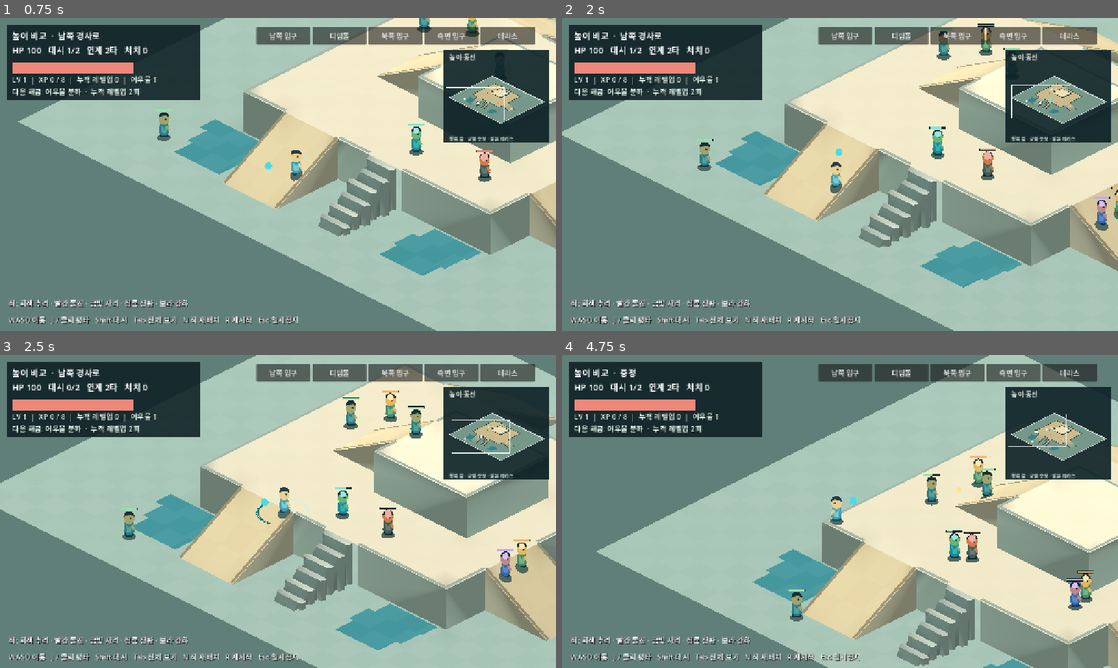
Above: before the commit, frames 1-4 (two rows, left to right).
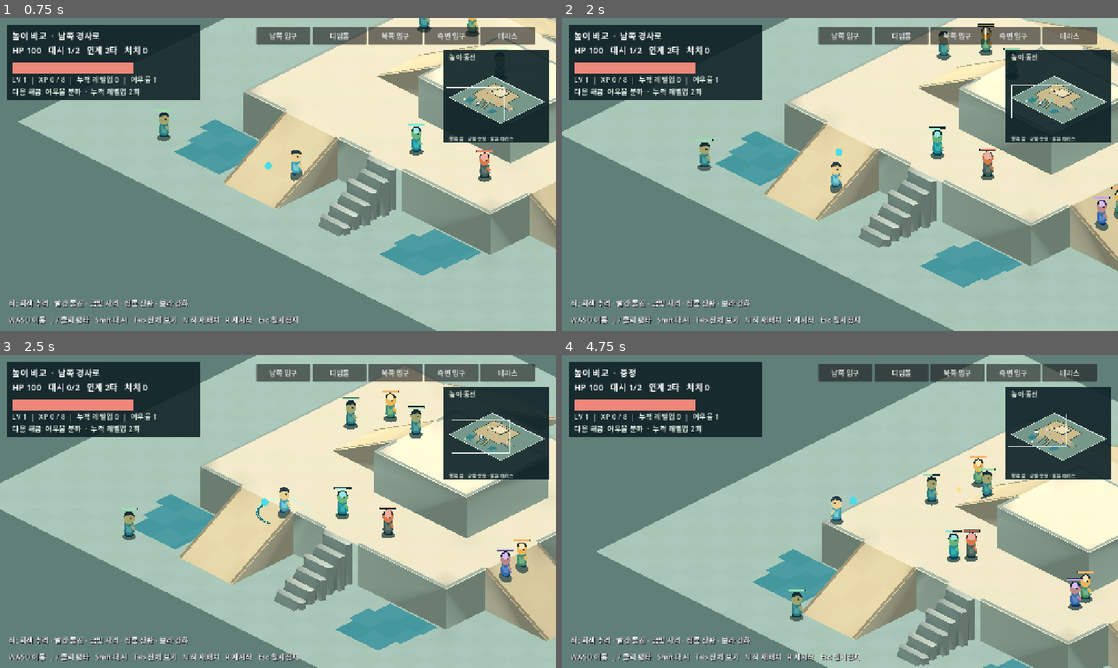
Above: after the commit, the same moments.

Repository: noru358/new-game
Game: Godot game, scene res://game/hybrid_height.tscn
Two runs of this game, one before a commit and one after it. Both use one fixed random seed, a clock stepped at 60 frames per second and the inputs below. This scene is started directly instead of the project's main scene.
Inputs (mouse positions are in pixels of both pictures, inside the frame that each line leads up to):
- Up to frame 1 (0.75 s): tap Enter at 0.5 s; move the mouse to (400, 158) at 0.52 s; hold D (move_right) from 0.53 s (still down); hold Shift (dash) from 0.53 s (still down); click (400, 158) at 0.67 s
- Up to frame 2 (2 s): move the mouse to (728, 190) at 1.27 s; release D (move_right) at 1.28 s; release Shift (dash) at 1.28 s; hold S (move_down) from 1.28 s (still down); tap J (attack) at 1.35 s; tap Shift (dash) at 1.55 s
- Up to frame 3 (2.5 s): move the mouse to (333, 442) at 2.02 s; release S (move_down) at 2.03 s; hold D (move_right) from 2.03 s (still down); hold Shift (dash) from 2.03 s (still down)
- Up to frame 4 (4.75 s): move the mouse to (812, 574) at 2.77 s; release D (move_right) at 2.78 s; release Shift (dash) at 2.78 s; hold W (move_up) 2.78-3.53 s; tap Space (moving_slash) at 2.85 s; click (812, 574) at 2.92 s; tap Shift (dash) at 3.05, 4.55 s; move the mouse to (1006, 558) at 3.52 s; hold Shift (dash) 3.53-4.28 s; hold A (move_left) from 3.53 s (still down); tap 1 at 3.6 s; move the mouse to (673, 464) at 4.27 s; tap 3 at 4.35 s

Frame 1 is identical in both runs. In frame 2, less than 0.1% of the frame differs, in the area x 66-99%, y 34-68%; in frame 3, less than 0.1%; in frame 4, 0.3%, in the area x 69-96%, y 25-81%.

Commit message:
Align live-run death hint with confirmed retreat controls

Diff:
--- a/game/hybrid_height.gd
+++ b/game/hybrid_height.gd
@@ -885,7 +885,8 @@
 
 func _update_hud() -> void:
 	if hud == null: return
-	var next_hud := "%s  ·  %s\nHP %d   대시 %d/%d   연계 %d타   처치 %d\n%s" % [scene_hud_title, terrain.surface_name(player.position), player.health, player.dash_charges, player.dash_max_charges, player.combo_limit(), kills, "쓰러졌습니다 · R로 다시 시작" if player.health <= 0 else ""]
+	var death_hint := "쓰러졌습니다 · R로 다시 시작" if show_practice_controls else "쓰러졌습니다"
+	var next_hud := "%s  ·  %s\nHP %d   대시 %d/%d   연계 %d타   처치 %d\n%s" % [scene_hud_title, terrain.surface_name(player.position), player.health, player.dash_charges, player.dash_max_charges, player.combo_limit(), kills, death_hint if player.health <= 0 else ""]
 	if hud.text != next_hud: hud.text = next_hud
 	if player_health_bar != null:
 		player_health_bar.max_value = player.max_health
--- a/tests/verify_audit_feedback.gd
+++ b/tests/verify_audit_feedback.gd
@@ -46,7 +46,9 @@
 	_check(scene.paused and scene.pause_menu.visible and not scene.retreat_overlay.visible, "cancel from pause returns to pause")
 	scene._set_paused(false)
 	scene.run_currency = 8
+	scene.player.health = 0.0
 	scene._finish_run("DEFEAT")
+	_check(not scene.hud.text.contains("R로 다시"), "live-run death does not advertise the sandbox restart shortcut")
 	var banked: int = scene.profile.currency
 	_check(scene.run_ended and not scene.result_overlay.visible and scene.profile.last_lost == 4, "ending settles safely before its visual delay")
 	scene._set_paused(false)
Not shown, changed: DEV_STATUS.md
